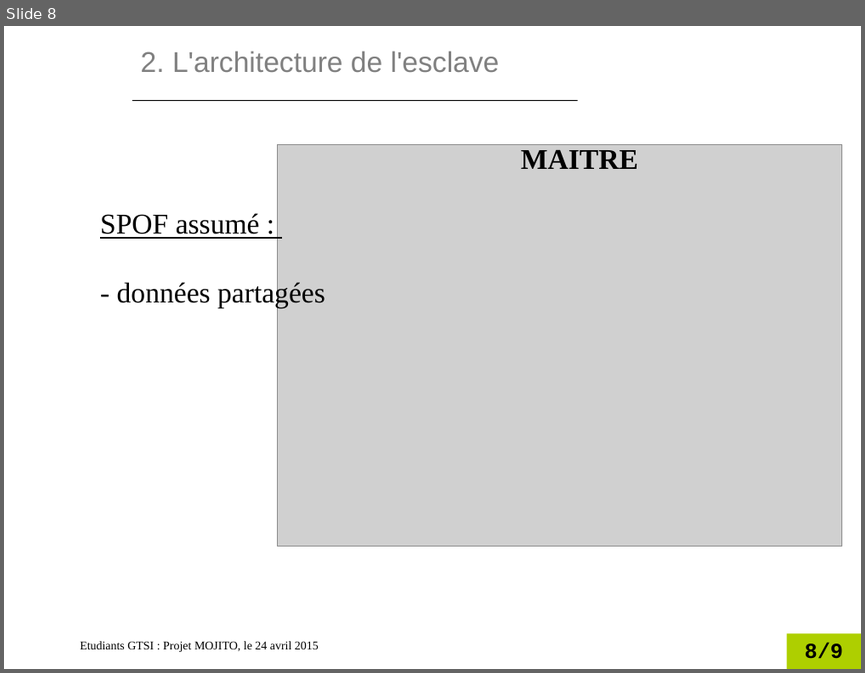
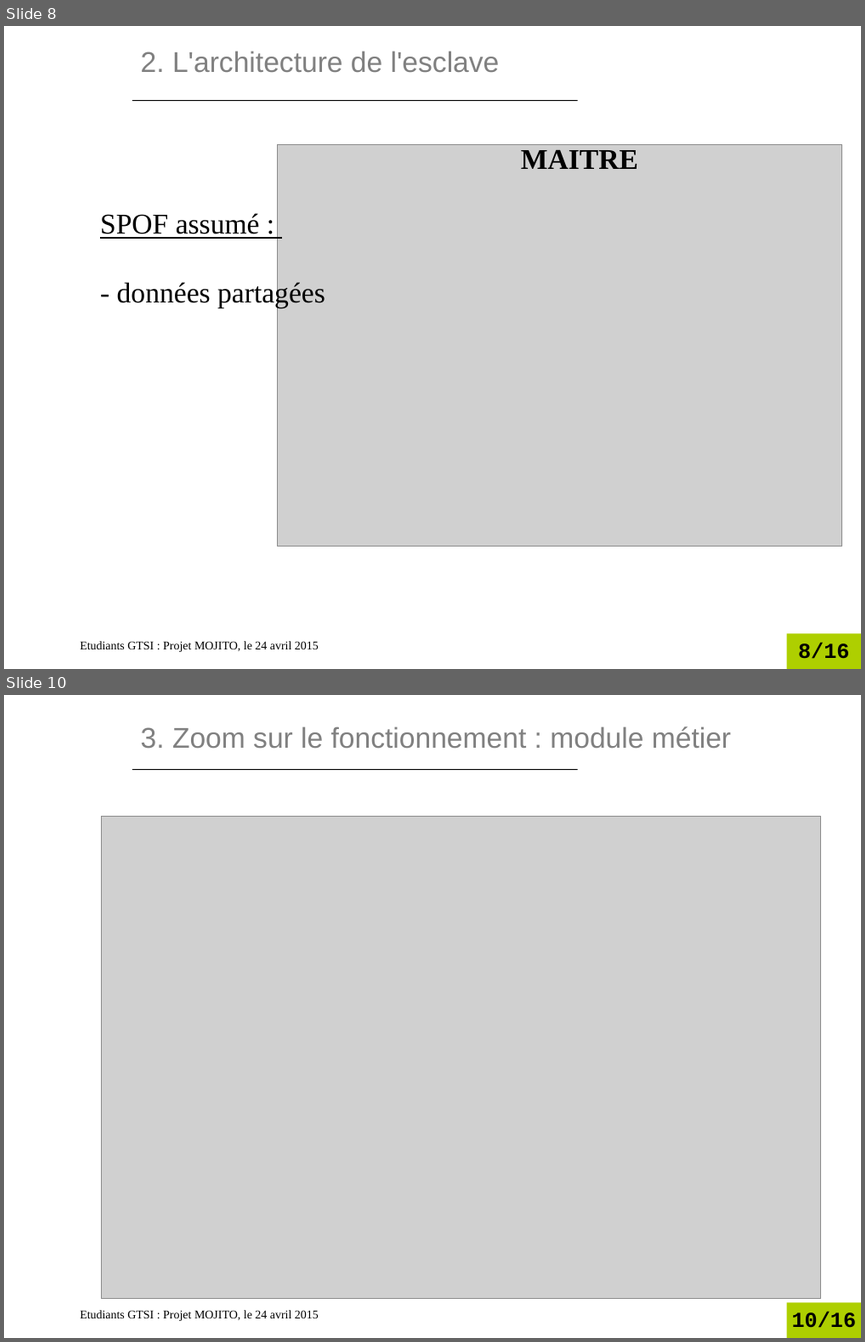
Before and after one commit to Nomelihp/Opium, a slide deck: doc/diaporama/Presentation_2404.odp. Shown one above the other, each under a label of ours: slide 8 before the commit, slides 8 and 10 after it; the slides between them are not shown. The pictures are 865x673 and 865x1342 pixels, drawn with LibreOffice and Linux fonts; fonts in the diff are those of the drawing; grey boxes stand for pictures; background and template pictures are left out. Boxes give left, top, right and bottom in pixels: in the first picture for what was removed or moved away, otherwise in the second. Text is boxed around its words. In the diff, an @@ line names an element or a change of style, - is before the commit and + after.

```diff
--- a/doc/diaporama/Presentation_2404.odp
+++ b/doc/diaporama/Presentation_2404.odp
@@ slide 10 added at bbox=[4, 695, 861, 1338], background picture (left out); not listed: 2 template elements that a slide beside it also shows @@
@@ title added at bbox=[141, 726, 731, 749], 24 pt, text #808080 @@
+3. Zoom sur le fonctionnement : module métier
@@ line added from (132, 770) to (577, 770), #000000 0.74 pt @@
@@ picture added at bbox=[101, 817, 820, 1299] @@
@@ page number at bbox=[798, 641, 849, 658]: text changed @@
-8/9
+8/16
```
Also in this commit, not shown: 1 slide changed, 6 other slides added, 3 other files.
